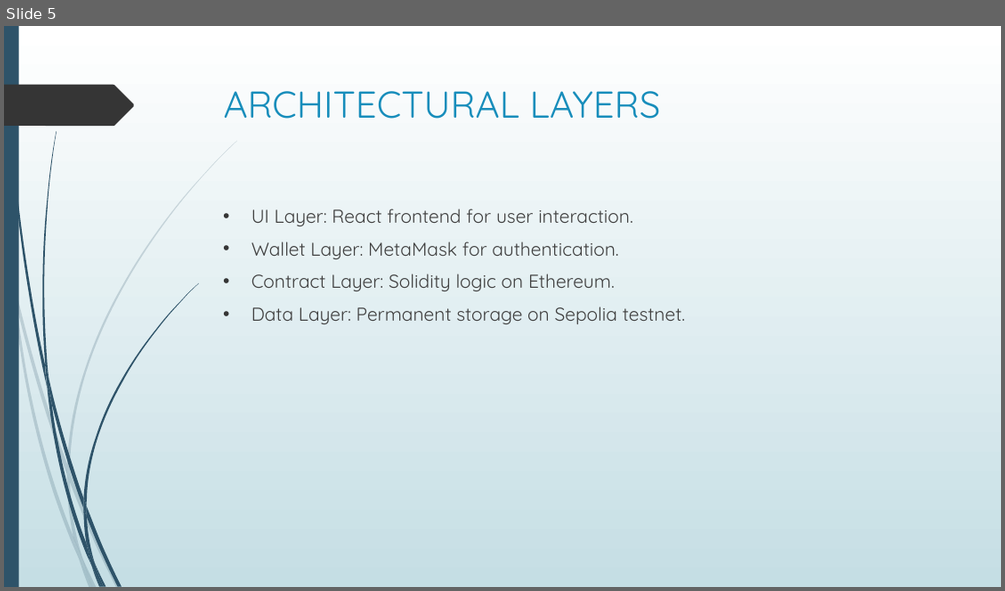
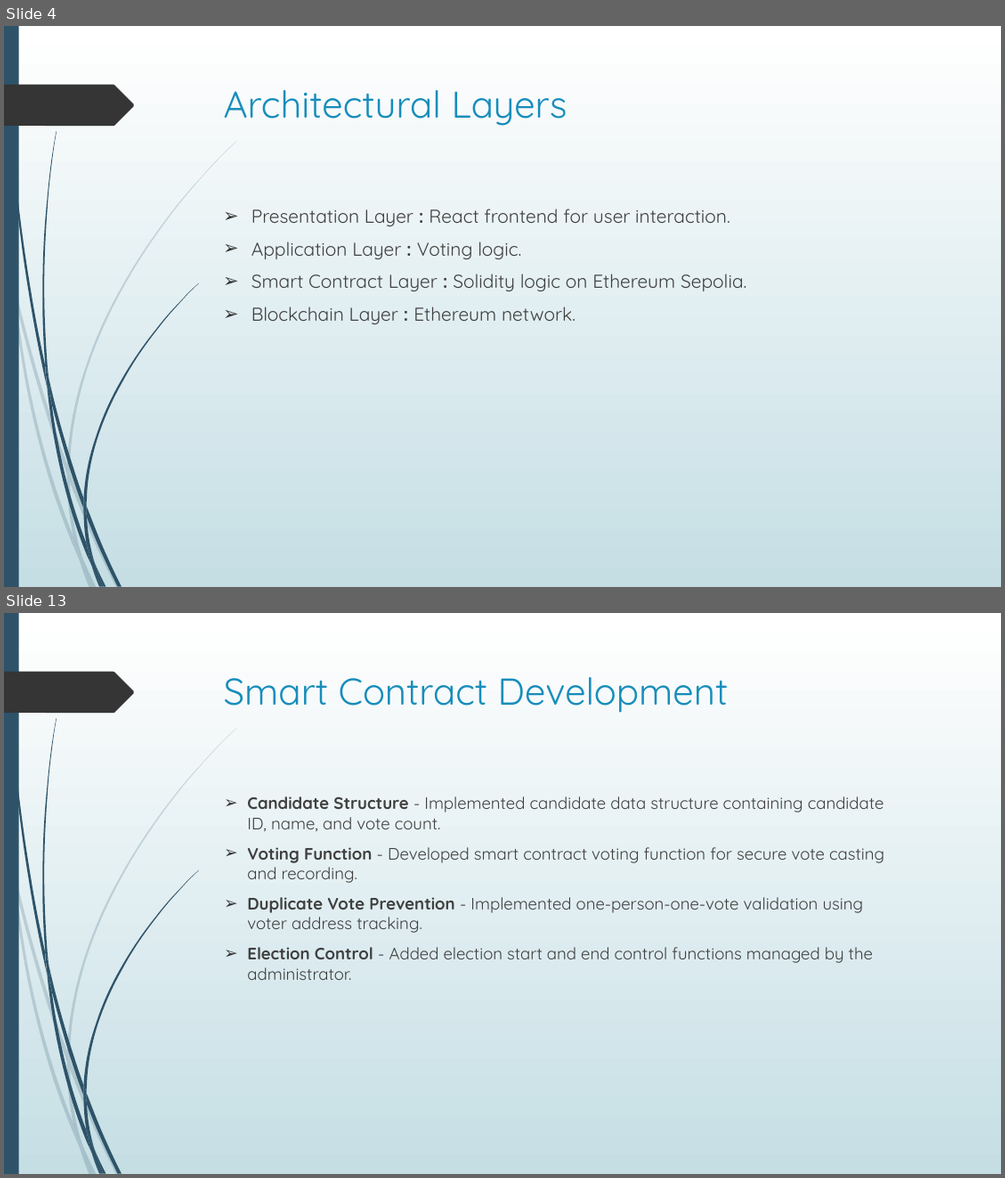
Before and after one commit to chigonglei/DAppSopolia, a slide deck: Presentation.pptx. Shown one above the other, each under a label of ours: slide 5 before the commit, slides 4 and 13 after it; the slides between them are not shown. The pictures are 1005x591 and 1005x1178 pixels, drawn with LibreOffice and Linux fonts; fonts in the diff are those of the drawing. Boxes give left, top, right and bottom in pixels: in the first picture for what was removed or moved away, otherwise in the second. Text is boxed around its words. In the diff, an @@ line names an element or a change of style, - is before the commit and + after.

```diff
--- a/Presentation.pptx
+++ b/Presentation.pptx
@@ slide 13 added at box(4, 613, 1001, 1174), background gradient #FFFFFF to #C5DEE5; not listed: 24 template elements that a slide beside it also shows @@
@@ title added at box(224, 677, 728, 713), 36 pt, text #178DBB @@
+Smart Contract Development
@@ text added at box(247, 796, 884, 980), 16 pt, text #404040 @@
+  ➢ Candidate Structure - Implemented candidate data structure containing candidate ID, name, and vote count.
+  ➢ Voting Function - Developed smart contract voting function for secure vote casting and recording.
+  ➢ Duplicate Vote Prevention - Implemented one-person-one-vote validation using voter address tracking.
+  ➢ Election Control - Added election start and end control functions managed by the administrator.
@@ what was slide 5 is now slide 4 @@
@@ slide 4 changed as well @@
@@ title at box(224, 90, 567, 126): text changed @@
-ARCHITECTURAL LAYERS
+Architectural Layers
@@ text at box(251, 208, 746, 324): text changed @@
-• UI Layer: React frontend for user interaction.
-• Wallet Layer: MetaMask for authentication.
-• Contract Layer: Solidity logic on Ethereum.
-• Data Layer: Permanent storage on Sepolia testnet.
+➢ Presentation Layer : React frontend for user interaction.
+➢ Application Layer : Voting logic.
+➢ Smart Contract Layer : Solidity logic on Ethereum Sepolia.
+➢ Blockchain Layer : Ethereum network.
```
Also in this commit, not shown: 11 other slides changed, 19 other slides added, 7 slides removed, 5 other files.
